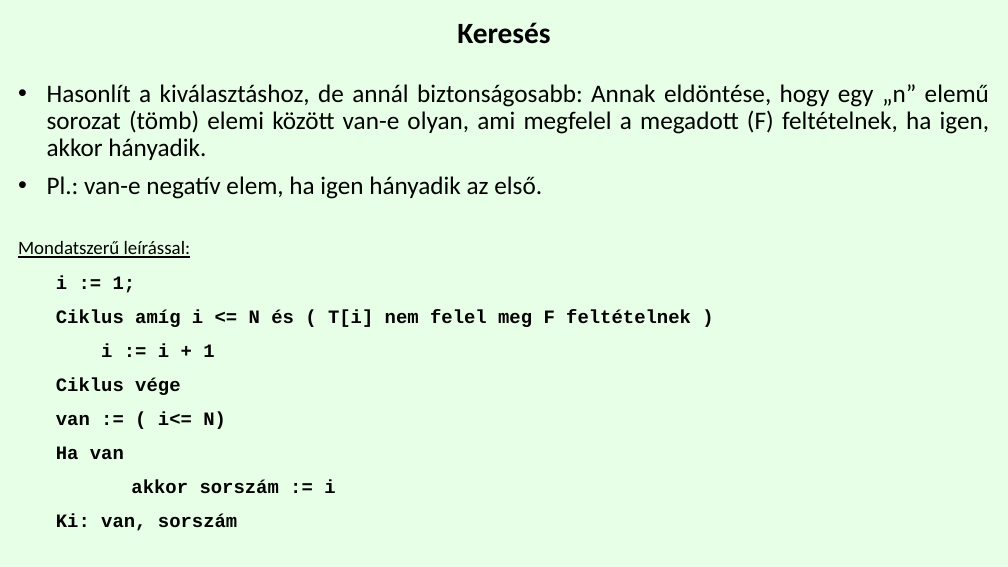
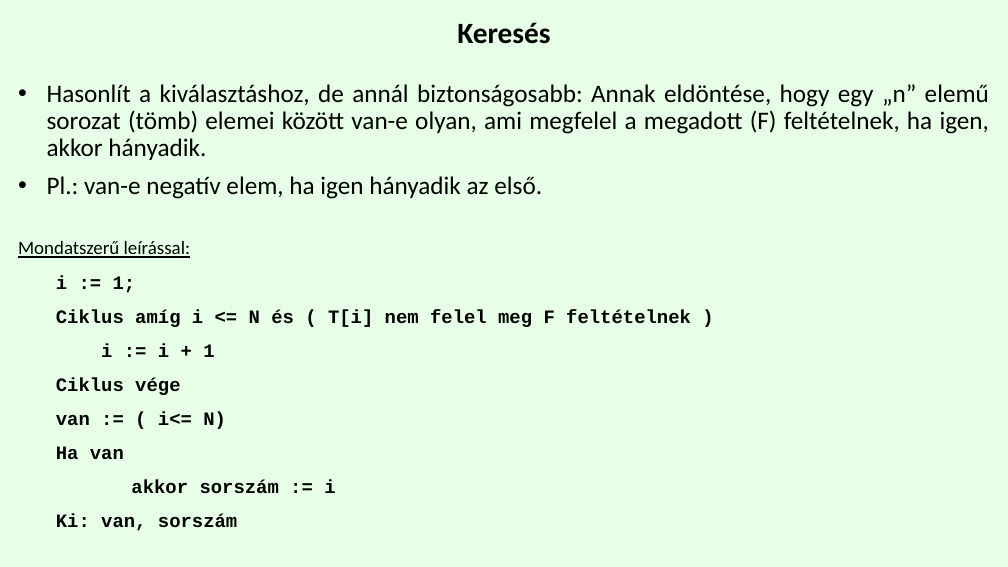
Before and after one commit to VargaDaniel2007/Python-Orai-10A, a slide deck: slide 11 of 2023-11-22 Prog tételek/Egyszerű programozási tételek.pptx. Drawn at 1008x567 pixels with LibreOffice and Linux fonts; fonts in the diff are those of the drawing. Boxes give left, top, right and bottom in pixels: in the first picture for what was removed or moved away, otherwise in the second. Text is boxed around its words. In the diff, an @@ line names an element or a change of style, - is before the commit and + after.

```diff
--- a/2023-11-22 Prog tételek/Egyszerű programozási tételek.pptx
+++ b/2023-11-22 Prog tételek/Egyszerű programozási tételek.pptx
@@ text at (47, 84, 989, 160): text changed @@
-• Hasonlít a kiválasztáshoz, de annál biztonságosabb: Annak eldöntése, hogy egy „n” elemű sorozat (tömb) elemi között van-e olyan, ami megfelel a megadott (F) feltételnek, ha igen, akkor hányadik.
+• Hasonlít a kiválasztáshoz, de annál biztonságosabb: Annak eldöntése, hogy egy „n” elemű sorozat (tömb) elemei között van-e olyan, ami megfelel a megadott (F) feltételnek, ha igen, akkor hányadik.
```
Also in this commit, not shown: 3 other slides changed.
